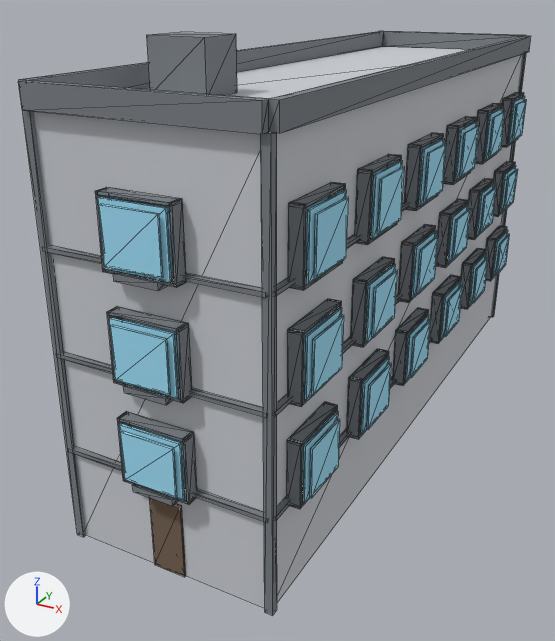
Before and after pictures for a commit that changed the glTF model public/buildings/lot_1x3.glb.
The view is the same before and after, from a 50 mm lens placed at (14.2, -13.6, 15.2), pointed at (1.8, 8.9, 4.0). Arrows for +X, +Y and +Z are at lower left; the lights stay in place. The picture after the commit comes second. Mesh edges are drawn as thin lines.

In view in the first picture: 'lot_1x3'.
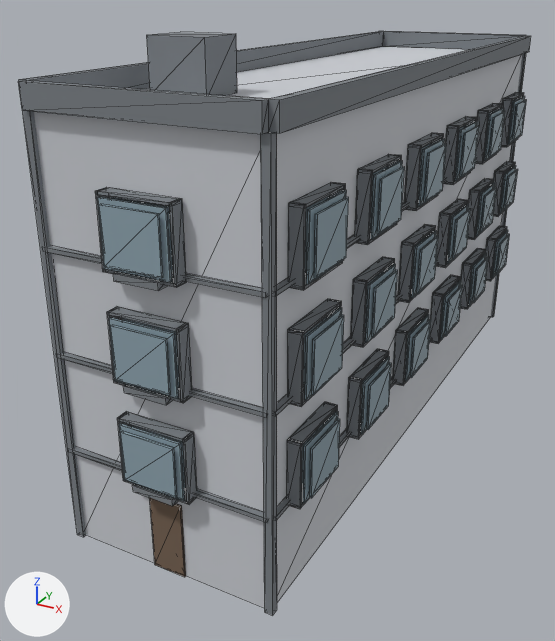
Patch to the scene script:
```diff
--- a/public/buildings/lot_1x3.glb.py
+++ b/public/buildings/lot_1x3.glb.py
@@ mat_lot_1x3_glass @@
 mat_lot_1x3_glass = principled_material('lot_1x3_glass')
-mat_lot_1x3_glass.base_color = (0.35, 0.75, 0.95)  # cyan #a0e1f9
+mat_lot_1x3_glass.base_color = (0.28, 0.38, 0.44)  # greyish blue #90a6b1
 mat_lot_1x3_glass.roughness = 0.85
```

Location of each change, [x1, y1, x2, y2] in pixels of the pictures (555 x 641 px):
'lot_1x3', recoloured (darker)
    both: [95, 95, 527, 505]
